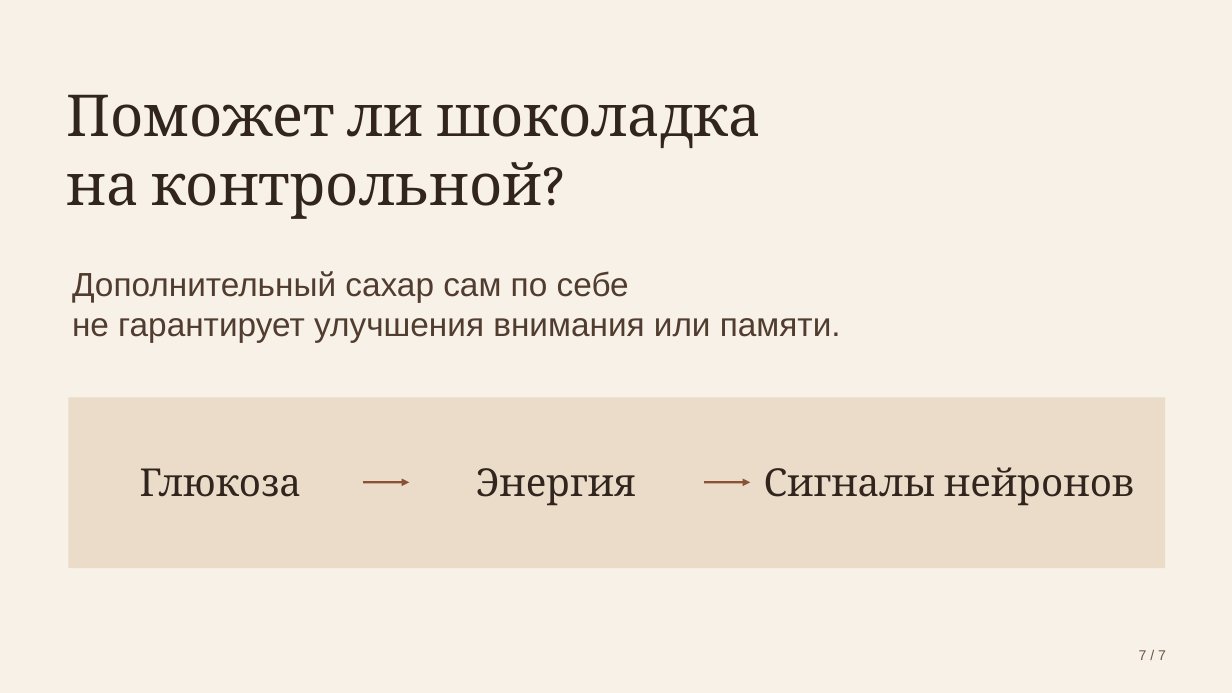
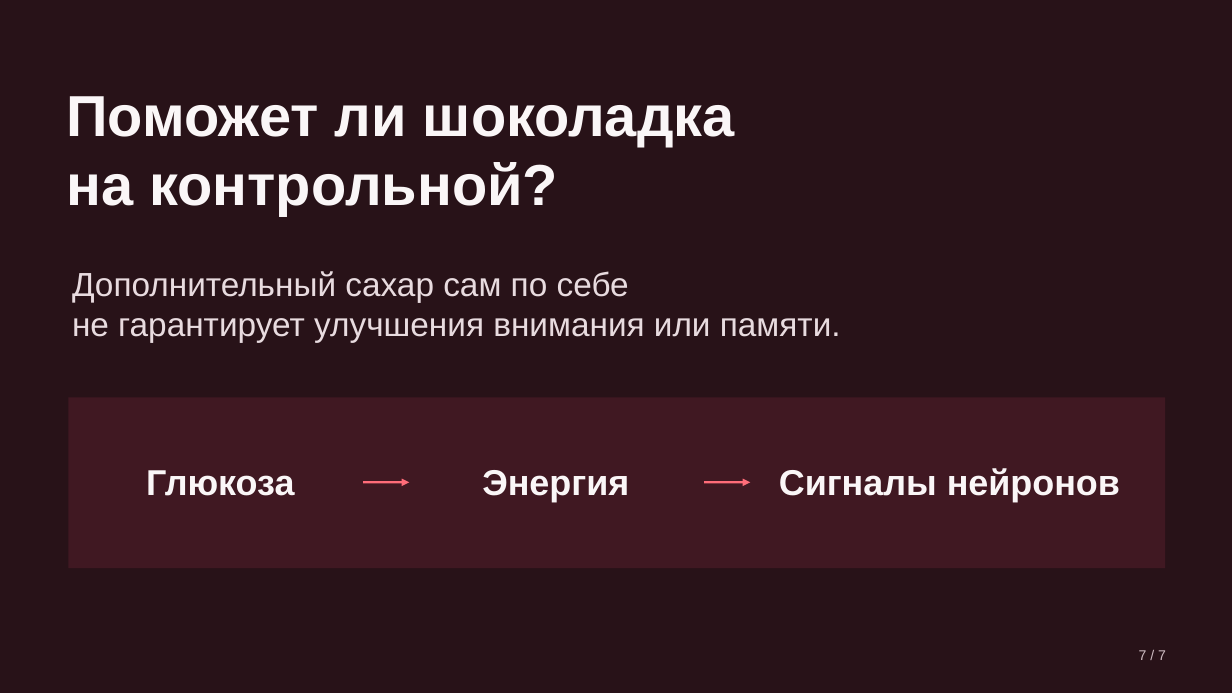
Before and after one commit to vetementaI/presentations, a slide deck: slide 7 of Углеводы и мозг.pptx. Drawn at 1232x693 pixels with LibreOffice and Linux fonts; fonts in the diff are those of the drawing. Boxes give left, top, right and bottom in pixels: in the first picture for what was removed or moved away, otherwise in the second. Text is boxed around its words. In the diff, an @@ line names an element or a change of style, - is before the commit and + after.

```diff
--- a/Углеводы и мозг.pptx
+++ b/Углеводы и мозг.pptx
@@ background #F8F1E7 to #281218 @@
@@ text "Поможет ли шоколадка" at bbox=[66, 96, 735, 215]: font Cambria to Arial, text colour #31251E to #FAF6F7, bold on @@
@@ text "Дополнительный сахар сам по себе" at bbox=[72, 271, 841, 343]: text colour #513D30 to #E8DBDF @@
@@ rectangle at bbox=[68, 397, 1165, 568]: fill #EADCC9 to #401822 @@
@@ size 30 to 28 pt, font Cambria to Arial, text colour #31251E to #FAF6F7, bold on in 3 elements at bbox=[146, 470, 294, 496], bbox=[482, 470, 629, 502], bbox=[779, 468, 1120, 502] @@
@@ arrow (363, 482) - (409, 482): stroke #8B5136 1.7 pt to #FF6C79 1.7 pt @@
@@ arrow (704, 482) - (750, 482): stroke #8B5136 1.7 pt to #FF6C79 1.7 pt @@
@@ text "7 / 7" at bbox=[1139, 650, 1166, 660]: text colour #6E5647 to #CDBBC1 @@
```
Also in this commit, not shown: 6 other slides changed, 2 other files.
